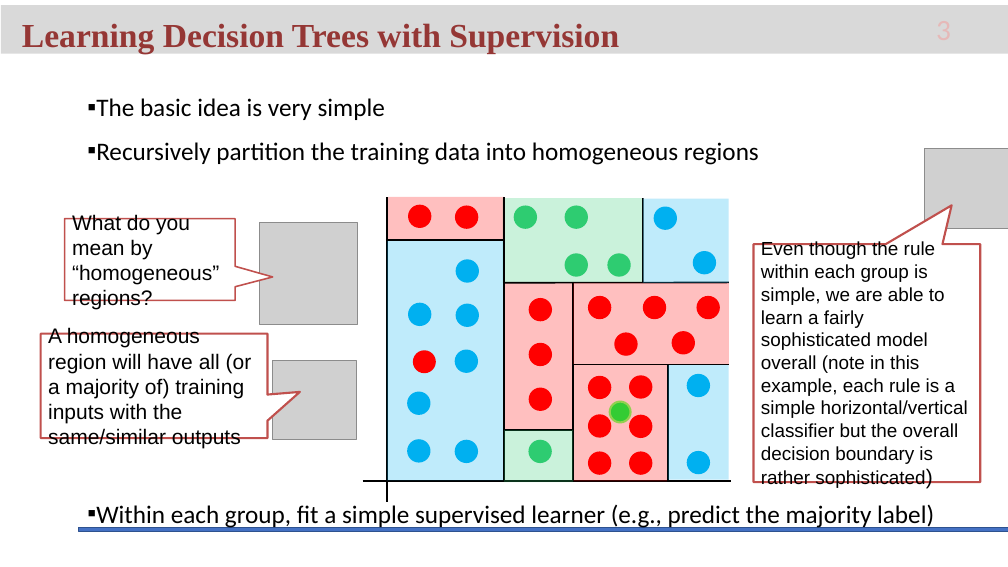
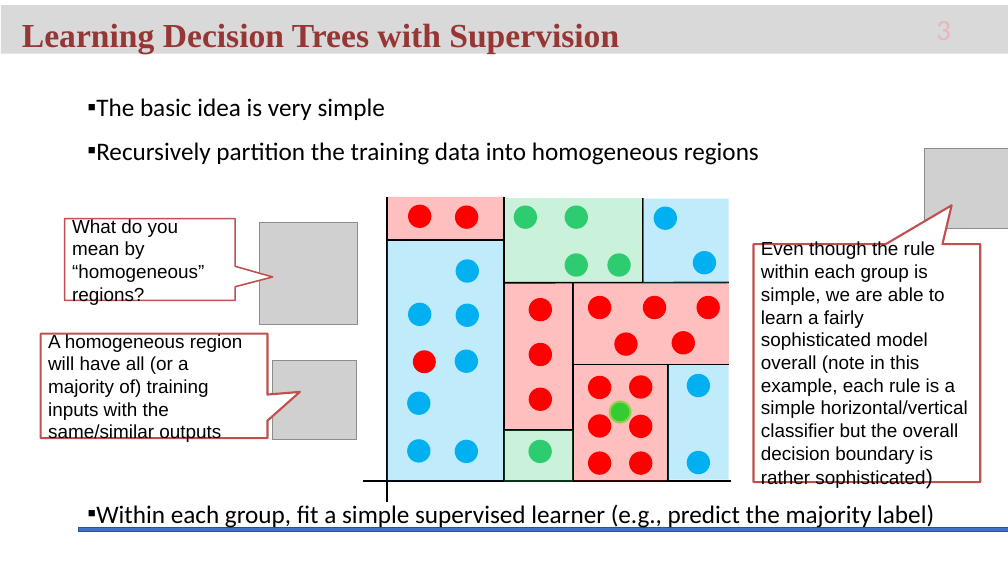
Before and after one commit to ashrafulparan2/Resources, a slide deck: slide 3 of Decision Tree Learning.pptx. Drawn at 1008x567 pixels with LibreOffice and Linux fonts; fonts in the diff are those of the drawing; grey boxes stand for pictures; background and template pictures are left out. Boxes give left, top, right and bottom in pixels: in the first picture for what was removed or moved away, otherwise in the second. Text is boxed around its words. In the diff, an @@ line names an element or a change of style, - is before the commit and + after.

```diff
--- a/Decision Tree Learning.pptx
+++ b/Decision Tree Learning.pptx
@@ speech box "What do you mean by ..." at <box>65,219,236,300</box>: size 20 to 18 pt @@
@@ speech box "A homogeneous region will have ..." at <box>41,333,268,438</box>: size 20 to 18 pt @@
```
Also in this commit, not shown: 2 other files.
